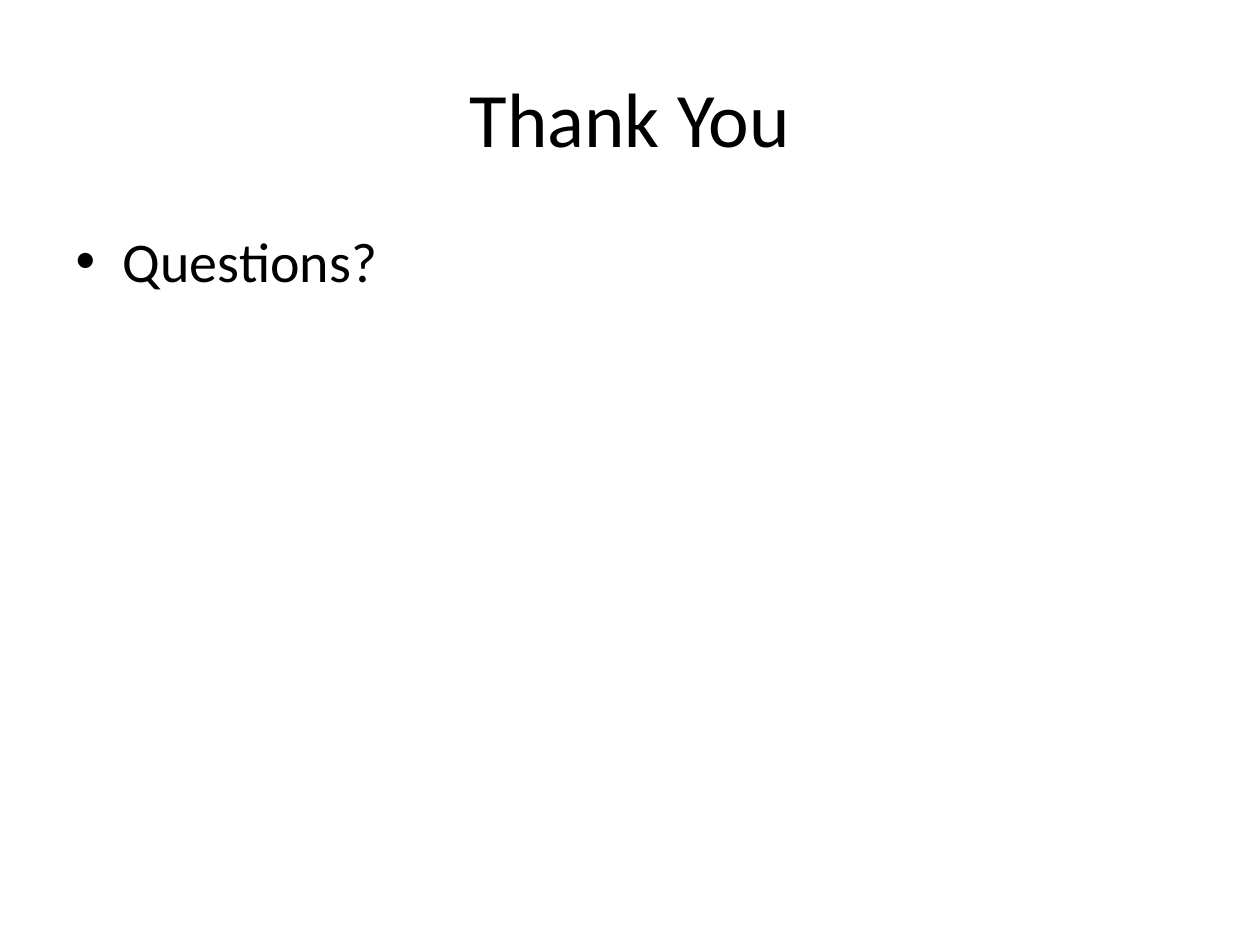
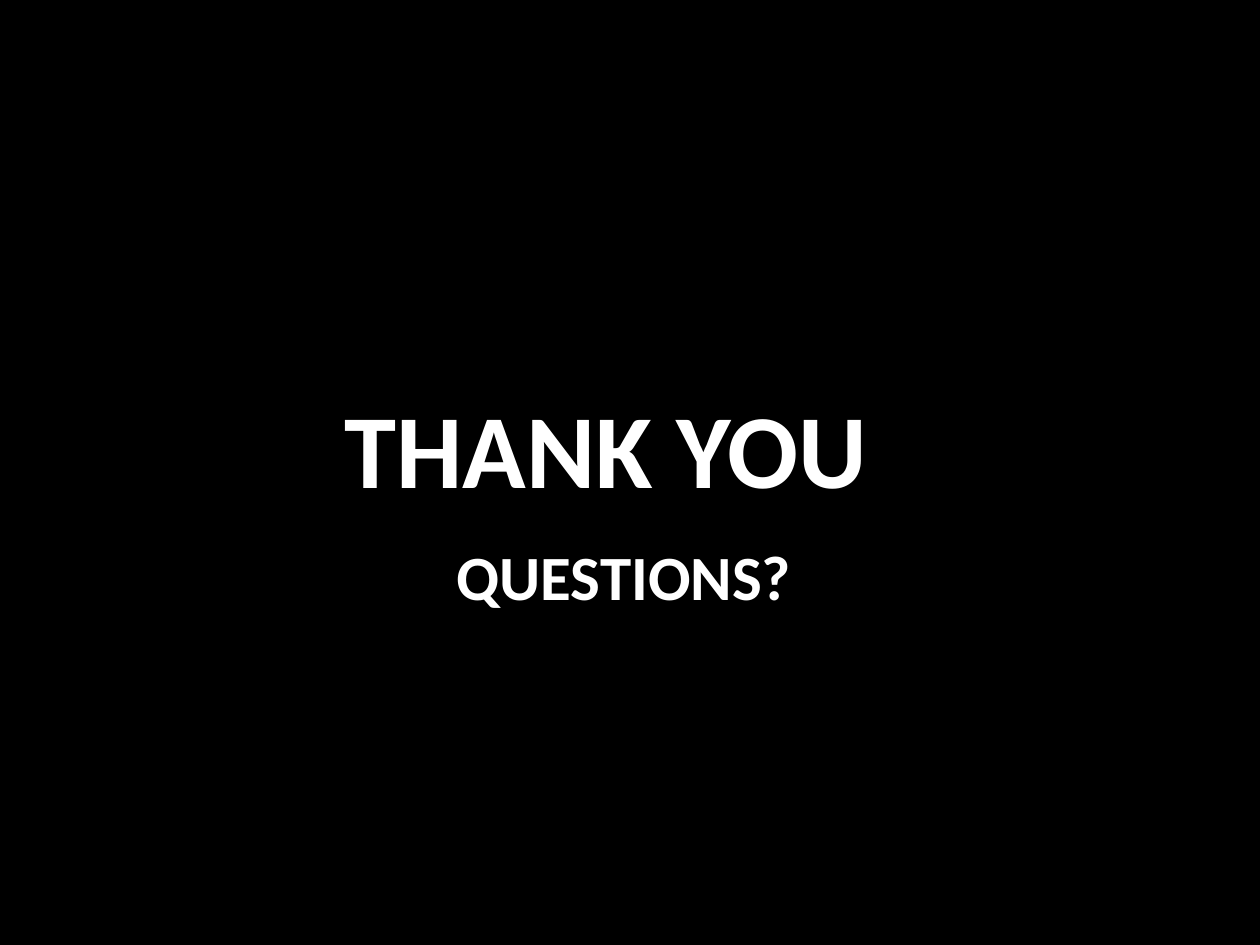
Before and after one commit to naveedakram83/diabetes-ml-2025, a slide deck: slide 23 of presentation/Diabetes_Prediction_Presentation.pptx (slide 18 before the commit). Drawn at 1260x945 pixels with LibreOffice and Linux fonts; fonts in the diff are those of the drawing; background and template pictures are left out. Boxes give left, top, right and bottom in pixels: in the first picture for what was removed or moved away, otherwise in the second. Text is boxed around its words. In the diff, an @@ line names an element or a change of style, - is before the commit and + after.

```diff
--- a/presentation/Diabetes_Prediction_Presentation.pptx
+++ b/presentation/Diabetes_Prediction_Presentation.pptx
@@ background #FFFFFF to picture (left out) @@
@@ text "QUESTIONS?" at (x1=457, y1=556, x2=791, y2=608): vertical alignment top to middle @@
@@ title at (x1=345, y1=419, x2=867, y2=489): text changed; size 44 to 60 pt; text colour #000000 to #FFFFFF; bold on @@
-Thank You
+THANK YOU
@@ text at (x1=457, y1=556, x2=791, y2=608): text changed; size 32 to 36 pt; text colour #000000 to #FFFFFF; bold on @@
-• Questions?
+QUESTIONS?
```
Also in this commit, not shown: 14 other slides changed, 8 slides added, 3 slides removed, 6 other files.
